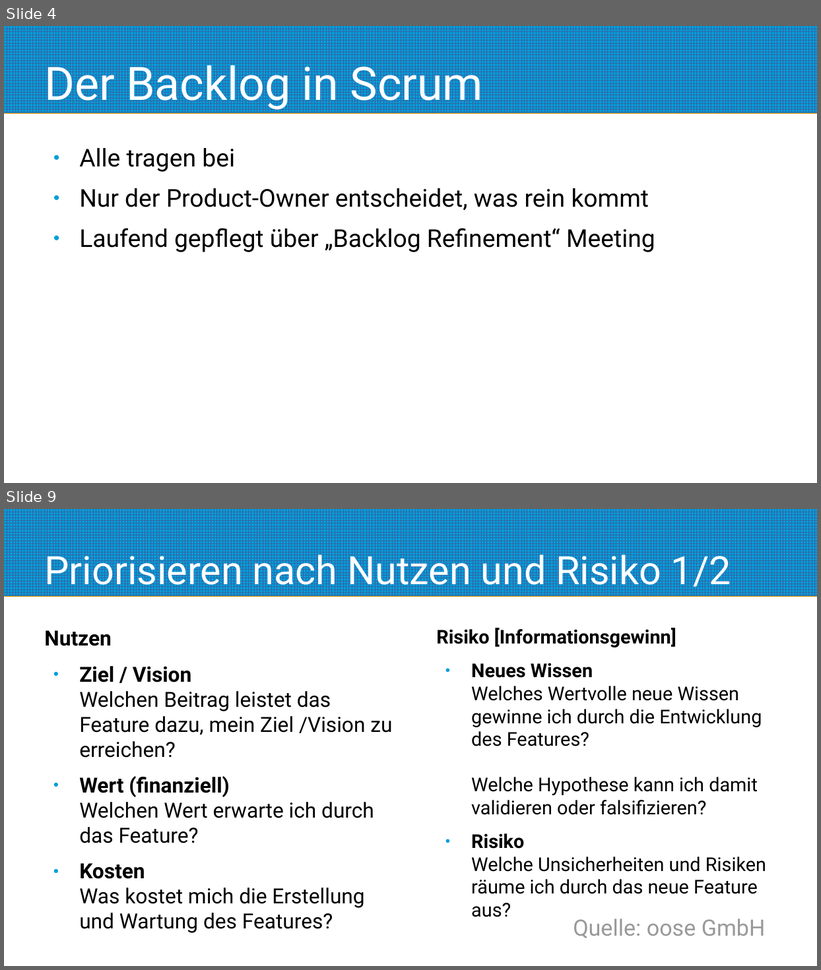
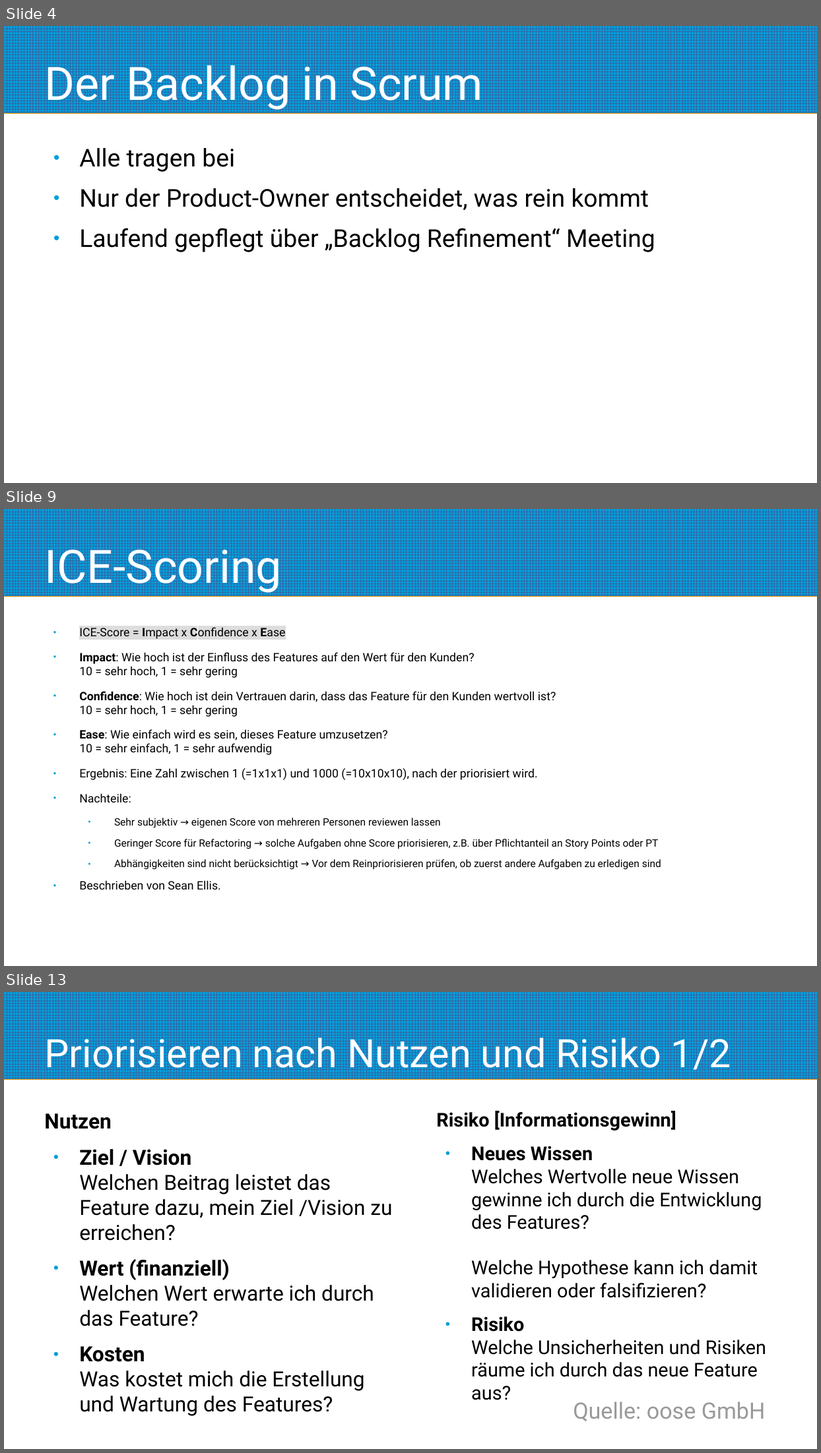
Before and after one commit to roskakori/talks, a slide deck: campus02/erweiterte_aspekte_der_agilitaet/02 Agile Produktentwicklung (Fortsetzung)/03 Backlog und Priorisierung.odp. Shown one above the other, each under a label of ours: slides 4 and 9 before the commit, slides 4, 9 and 13 after it; the slides between them are not shown. The pictures are 821x970 and 821x1453 pixels, drawn with LibreOffice and Linux fonts; fonts in the diff are those of the drawing. Boxes give left, top, right and bottom in pixels: in the first picture for what was removed or moved away, otherwise in the second. Text is boxed around its words. In the diff, an @@ line names an element or a change of style, - is before the commit and + after.

Commit message:
* 02/03 Backlog und Priorisierung   * Prioisieren mit ICE-Scoring ergänzt   * Prioisieren mit Story Maps ergänzt
* 04/06 Kanban Metriken und Service Level
  * Scrum SLA präzisiert: Aufgaben vs Sprint-Ziele
  * Zusammenfassung vervollständigt.

* 04/11 Verbesserung im widrigen Umfeld
  * Folie zu Gelassenheit ergänzt
  * Folie zu innerem Antrieb ergänzt

```diff
--- a/campus02/erweiterte_aspekte_der_agilitaet/02 Agile Produktentwicklung (Fortsetzung)/03 Backlog und Priorisierung.odp
+++ b/campus02/erweiterte_aspekte_der_agilitaet/02 Agile Produktentwicklung (Fortsetzung)/03 Backlog und Priorisierung.odp
@@ slide 9 added at (4, 509, 817, 966), background #FFFFFF; not listed: 1 template element that a slide beside it also shows @@
@@ title added at (44, 541, 281, 594), 45 pt, text #FFFFFF @@
+ICE-Scoring
@@ text added at (79, 627, 661, 890), 11.4 pt, text #000000 @@
+● ICE-Score = Impact x Confidence x Ease
+● Impact: Wie hoch ist der Einfluss des Features auf den Wert für den Kunden?
+  10 = sehr hoch, 1 = sehr gering
+● Confidence: Wie hoch ist dein Vertrauen darin, dass das Feature für den Kunden wertvoll ist?
+  10 = sehr hoch, 1 = sehr gering
+● Ease: Wie einfach wird es sein, dieses Feature umzusetzen?
+  10 = sehr einfach, 1 = sehr aufwendig
+● Ergebnis: Eine Zahl zwischen 1 (=1x1x1) und 1000 (=10x10x10), nach der priorisiert wird.
+● Nachteile:
+  ● Sehr subjektiv → eigenen Score von mehreren Personen reviewen lassen
+  ● Geringer Score für Refactoring → solche Aufgaben ohne Score priorisieren, z.B. über Pflichtanteil an Story Points oder PT
+  ● Abhängigkeiten sind nicht berücksichtigt → Vor dem Reinpriorisieren prüfen, ob zuerst andere Aufgaben zu erledigen sind
+● Beschrieben von Sean Ellis.
@@ what was slide 9 is now slide 13 @@
```
Also in this commit, not shown: 4 slides changed, 3 other slides added, 3 other files.
